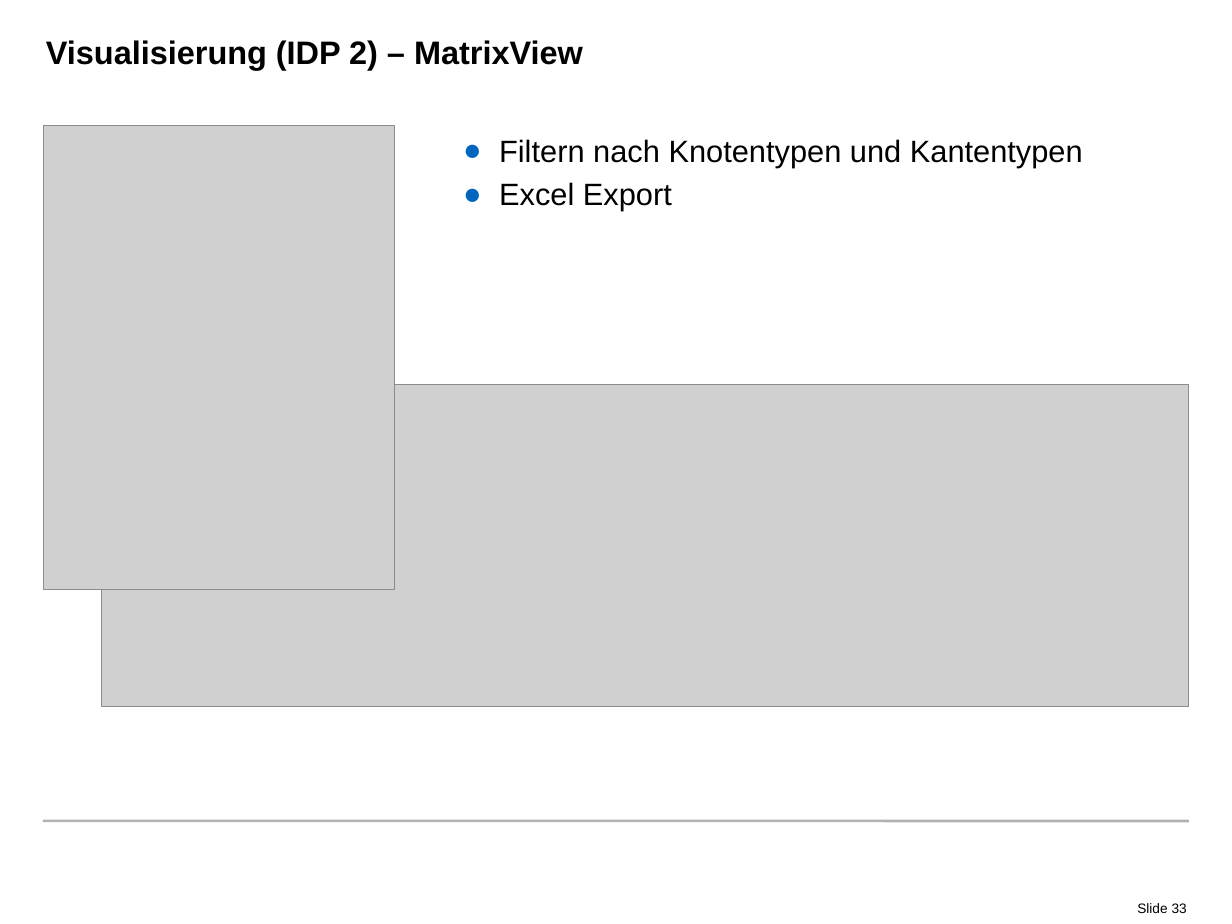
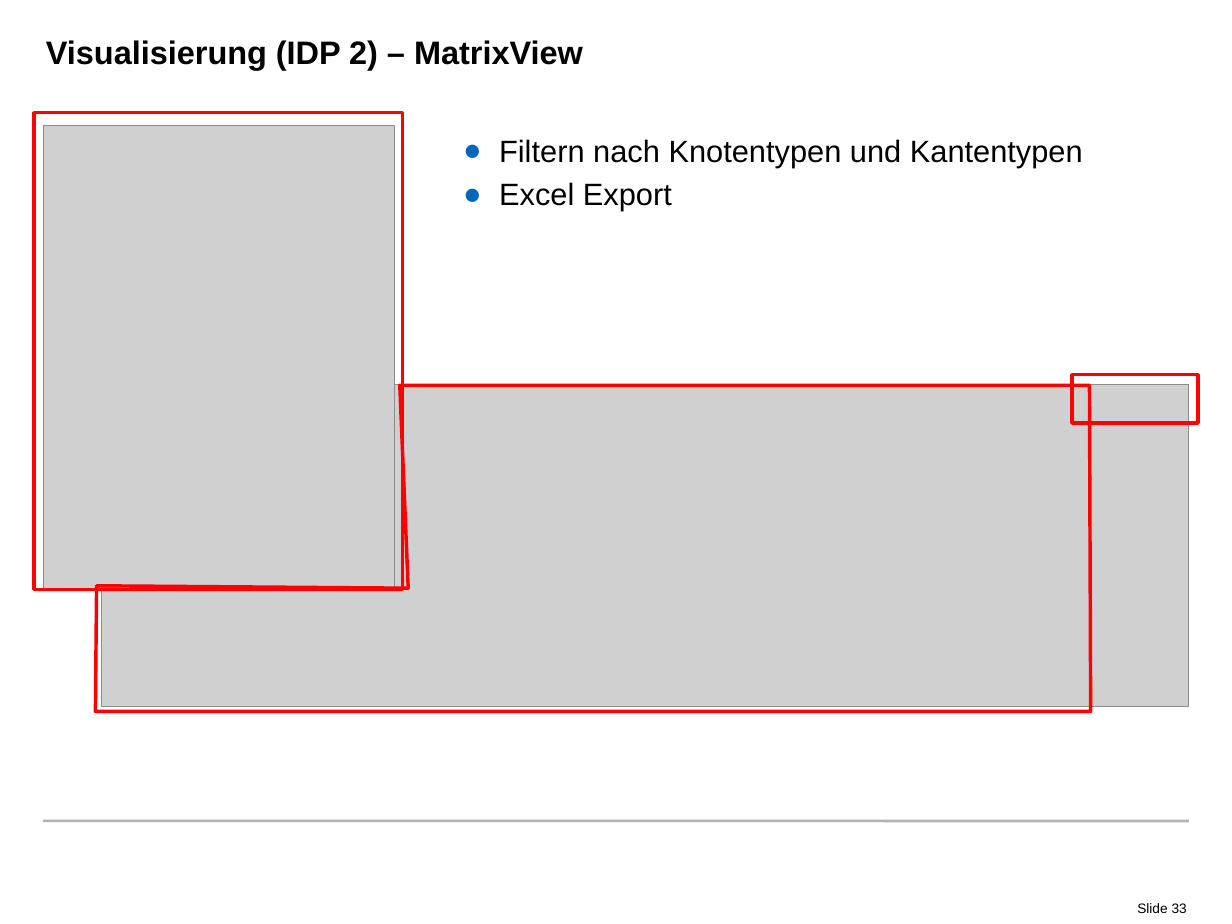
Before and after one commit to radke-tum/idp, a slide deck: slide 33 of pssif/doc/PSSIF.pptx. Drawn at 1232x924 pixels with LibreOffice and Linux fonts; fonts in the diff are those of the drawing; grey boxes stand for pictures; background and template pictures are left out. Boxes give left, top, right and bottom in pixels: in the first picture for what was removed or moved away, otherwise in the second. Text is boxed around its words. In the diff, an @@ line names an element or a change of style, - is before the commit and + after.

```diff
--- a/pssif/doc/PSSIF.pptx
+++ b/pssif/doc/PSSIF.pptx
@@ rectangle added at [33, 113, 402, 590], outline #FF0000 2 pt @@
@@ freeform shape added at [95, 386, 1090, 712], outline #FF0000 2 pt @@
@@ rectangle added at [1072, 375, 1198, 423], outline #FF0000 2 pt @@
```
Also in this commit, not shown: 4 other slides changed.
